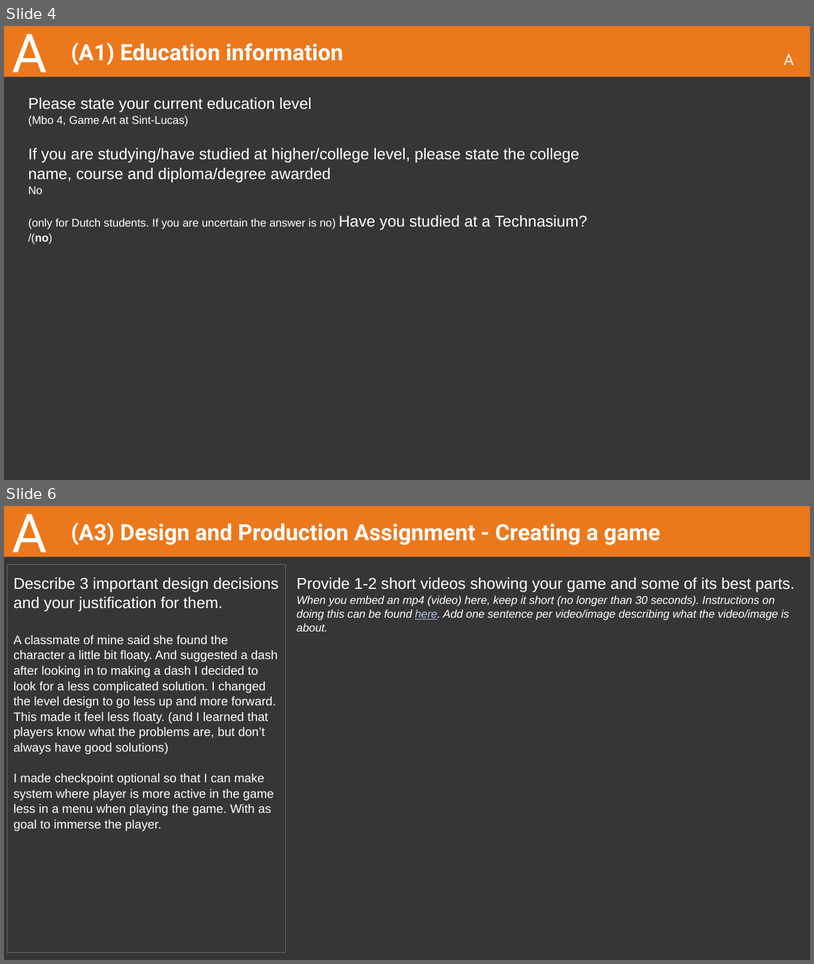
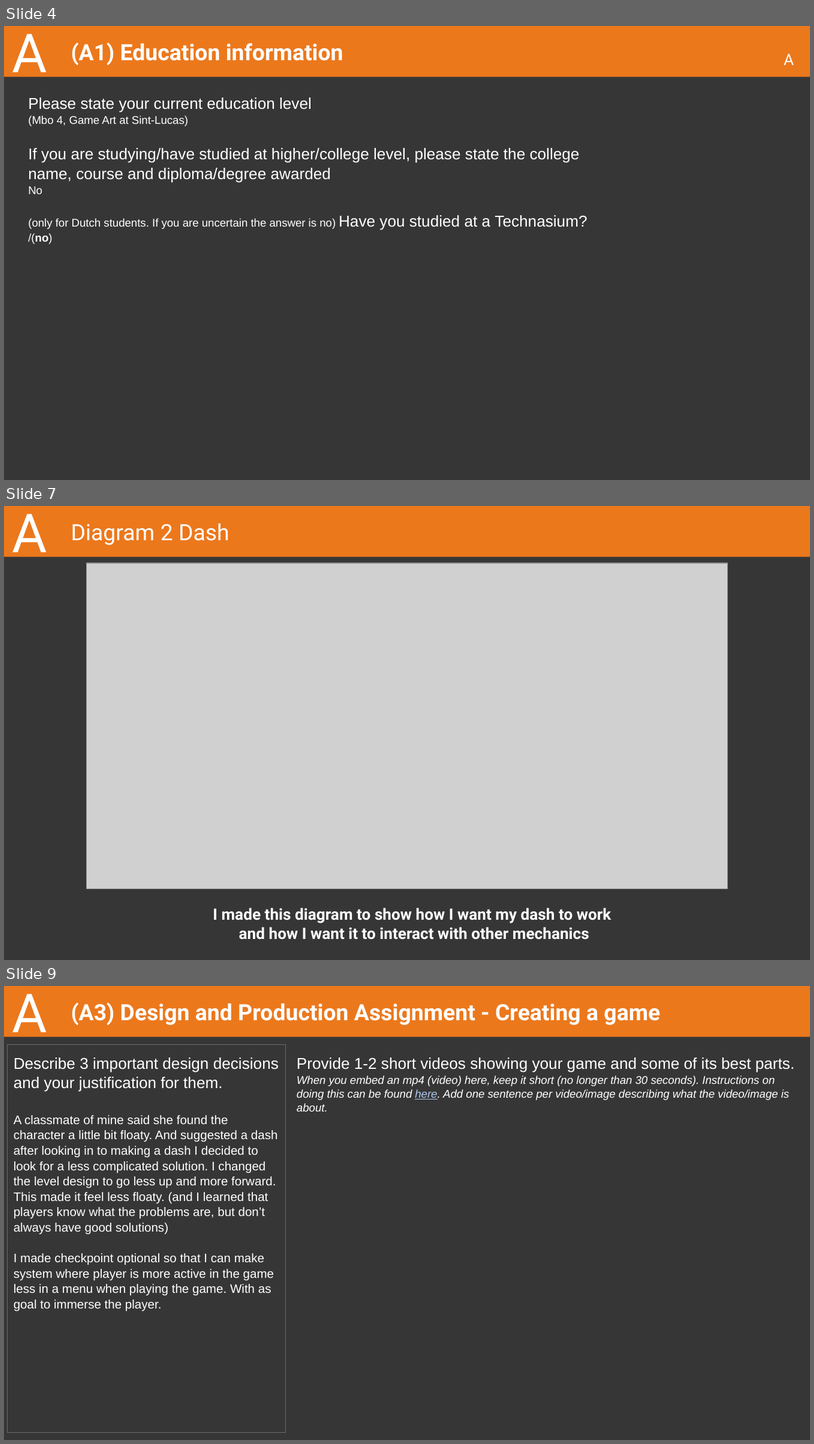
Before and after one commit to EyeOfFantasy/Buas-intake, a slide deck: 2023-24 CMGT Intake - Design and Production.pptx. Shown one above the other, each under a label of ours: slides 4 and 6 before the commit, slides 4, 7 and 9 after it; the slides between them are not shown. The pictures are 814x964 and 814x1444 pixels, drawn with LibreOffice and Linux fonts; fonts in the diff are those of the drawing; grey boxes stand for pictures. Boxes give left, top, right and bottom in pixels: in the first picture for what was removed or moved away, otherwise in the second. Text is boxed around its words. In the diff, an @@ line names an element or a change of style, - is before the commit and + after.

```diff
--- a/2023-24 CMGT Intake - Design and Production.pptx
+++ b/2023-24 CMGT Intake - Design and Production.pptx
@@ slide 7 added at bbox=[4, 506, 810, 960], background #363636; not listed: 1 template element that a slide beside it also shows @@
@@ title added at bbox=[12, 514, 47, 565], 48 pt, text #FFFFFF @@
+A
@@ title added at bbox=[71, 523, 230, 545], 20 pt, text #FFFFFF @@
+Diagram 2 Dash
@@ picture added at bbox=[86, 563, 728, 889] @@
@@ subtitle added at bbox=[213, 907, 612, 939], 14 pt, text #FFFFFF, bold @@
+I made this diagram to show how I want my dash to work
+and how I want it to interact with other mechanics
@@ what was slide 6 is now slide 9 @@
```
Also in this commit, not shown: 1 slide changed, 2 other slides added, 9 other files.
